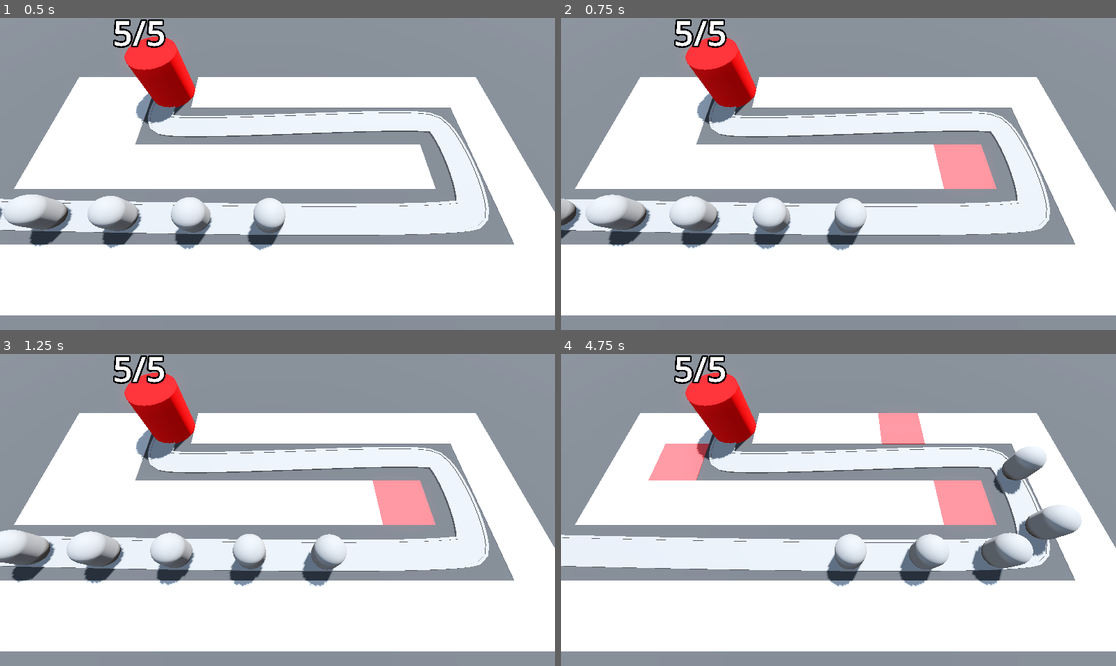
Above: before the commit, frames 1-4 (two rows, left to right).
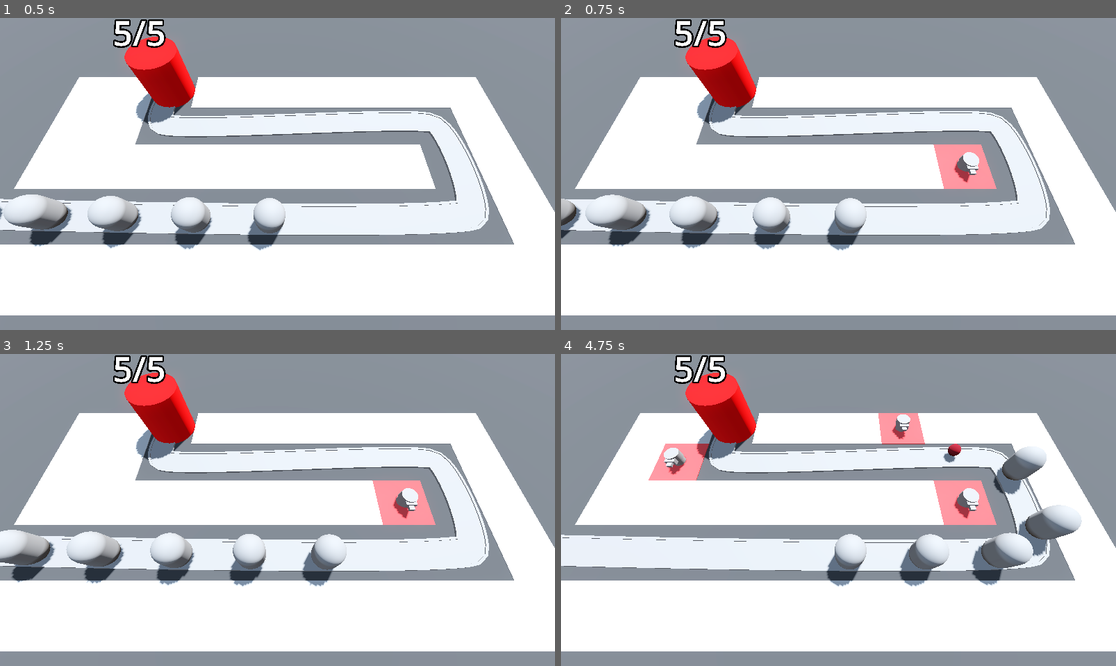
Above: after the commit, the same moments.

Repository: Declin-Anderson/Barbarian-Blaster
Game: Godot game, scene res://BaseLevel.tscn
The game is run twice, just before and just after one commit, with the same random seed, the same clock (stepped at 60 frames per second) and the same inputs.
Inputs (mouse positions are in pixels of both pictures, inside the frame that each line leads up to):
- Up to frame 1 (0.5 s): no input
- Up to frame 2 (0.75 s): move the mouse to (960, 158) at 0.52 s; press the mouse at (960, 158) at 0.53 s
- Up to frame 3 (1.25 s): no input
- Up to frame 4 (4.75 s): move the mouse to (727, 525) at 1.27 s; release the mouse at (727, 525) at 1.28 s; click (727, 525) at 1.35 s; move the mouse to (894, 441) at 2.02 s; press the mouse at (894, 441) at 2.03 s; move the mouse to (810, 572) at 2.77 s; release the mouse at (810, 572) at 2.78 s; click (810, 572) at 2.85 s; move the mouse to (1005, 556) at 3.52 s; press the mouse at (1005, 556) at 3.53 s; move the mouse to (672, 463) at 4.27 s; release the mouse at (672, 463) at 4.28 s; click (672, 463) at 4.35 s

Frame 1 is identical in both runs. In frame 2, 0.3% of the frame differs, in the area x 70-76%, y 42-53%; in frame 3, 0.3%; in frame 4, 0.8%, in the area x 18-76%, y 19-53%.

Commit message:
Raytracing and turret information

Diff:
--- a/BaseLevel.tscn
+++ b/BaseLevel.tscn
@@ -1,9 +1,11 @@
-[gd_scene load_steps=10 format=3 uid="uid://d1ah2nq55gt07"]
+[gd_scene load_steps=12 format=3 uid="uid://d1ah2nq55gt07"]
 
 [ext_resource type="PackedScene" uid="uid://cjfrpacbxtf7f" path="res://RayPickerCamera/ray_picker_camera.tscn" id="1_77rip"]
 [ext_resource type="MeshLibrary" uid="uid://lmj7mnxr1cr7" path="res://MeshLibraries/SpaceLibrary.tres" id="1_husv4"]
 [ext_resource type="PackedScene" uid="uid://bek4hhiux4fpr" path="res://Enemy/enemy.tscn" id="2_en7hd"]
 [ext_resource type="PackedScene" uid="uid://c5ao1oydtg25s" path="res://Base/base.tscn" id="3_d78lr"]
+[ext_resource type="Script" path="res://TurretManager.gd" id="5_urh88"]
+[ext_resource type="PackedScene" uid="uid://w8mlpvc4752k" path="res://Turret/turret.tscn" id="6_iugx1"]
 
 [sub_resource type="ProceduralSkyMaterial" id="ProceduralSkyMaterial_gcvu3"]
 sky_horizon_color = Color(0.64625, 0.65575, 0.67075, 1)
@@ -42,8 +44,9 @@
 size = Vector3(100, 2, 100)
 material = SubResource("StandardMaterial3D_we27x")
 
-[node name="RayPickerCamera" parent="." node_paths=PackedStringArray("gridmap") instance=ExtResource("1_77rip")]
+[node name="RayPickerCamera" parent="." node_paths=PackedStringArray("gridmap", "turret_manager") instance=ExtResource("1_77rip")]
 gridmap = NodePath("../GridMap")
+turret_manager = NodePath("../TurretManager")
 
 [node name="GridMap" type="GridMap" parent="."]
 mesh_library = ExtResource("1_husv4")
@@ -116,3 +119,7 @@
 transform = Transform3D(-4.37114e-08, 0, -1, 0, 1, 0, 1, 0, -4.37114e-08, -22.871, 0, 6.13437)
 
 [node name="Base" parent="." instance=ExtResource("3_d78lr")]
+
+[node name="TurretManager" type="Node3D" parent="."]
+script = ExtResource("5_urh88")
+turret = ExtResource("6_iugx1")
--- a/RayPickerCamera/ray_picker_camera.gd
+++ b/RayPickerCamera/ray_picker_camera.gd
@@ -1,6 +1,7 @@
 extends Camera3D
 
 @export var gridmap: GridMap
+@export var turret_manager: Node3D
 
 @onready var ray_cast_3d: RayCast3D = $RayCast3D
 
@@ -19,5 +20,7 @@
 				var cell = gridmap.local_to_map(collision_point)
 				if gridmap.get_cell_item(cell) == 0:
 					gridmap.set_cell_item(cell, 1)
+					var tile_position = gridmap.map_to_local(cell)
+					turret_manager.build_turret(tile_position)
 	else:
 		Input.set_default_cursor_shape(Input.CURSOR_ARROW)
--- /dev/null
+++ b/Turret/projectile.gd
@@ -0,0 +1,12 @@
+extends Area3D
+
+var direction := Vector3.FORWARD
+
+@export var speed:= 30.0
+
+func _physics_process(delta: float) -> void:
+	position += direction * speed * delta
+
+
+func _on_timer_timeout() -> void:
+	queue_free()
--- /dev/null
+++ b/Turret/projectile.tscn
@@ -0,0 +1,28 @@
+[gd_scene load_steps=5 format=3 uid="uid://b8tlbkg28ydn7"]
+
+[ext_resource type="Script" path="res://Turret/projectile.gd" id="1_4da7j"]
+
+[sub_resource type="StandardMaterial3D" id="StandardMaterial3D_rg653"]
+albedo_color = Color(0.494118, 0.0666667, 0.113725, 1)
+
+[sub_resource type="SphereMesh" id="SphereMesh_xd82d"]
+material = SubResource("StandardMaterial3D_rg653")
+
+[sub_resource type="SphereShape3D" id="SphereShape3D_3i0rt"]
+
+[node name="Projectile" type="Area3D"]
+top_level = true
+script = ExtResource("1_4da7j")
+
+[node name="MeshInstance3D" type="MeshInstance3D" parent="."]
+mesh = SubResource("SphereMesh_xd82d")
+
+[node name="CollisionShape3D" type="CollisionShape3D" parent="."]
+shape = SubResource("SphereShape3D_3i0rt")
+
+[node name="Timer" type="Timer" parent="."]
+wait_time = 2.0
+one_shot = true
+autostart = true
+
+[connection signal="timeout" from="Timer" to="." method="_on_timer_timeout"]
--- /dev/null
+++ b/Turret/turret.gd
@@ -0,0 +1,10 @@
+extends Node3D
+
+@export var projectile: PackedScene
+@onready var barrel: MeshInstance3D = $TurretBase/TurretTop/Visor/Barrel
+
+
+func _on_timer_timeout() -> void:
+	var shot = projectile.instantiate()
+	add_child(shot)
+	shot.global_position = barrel.global_position
--- a/Turret/turret.tscn
+++ b/Turret/turret.tscn
@@ -1,4 +1,7 @@
-[gd_scene load_steps=5 format=3 uid="uid://w8mlpvc4752k"]
+[gd_scene load_steps=7 format=3 uid="uid://w8mlpvc4752k"]
+
+[ext_resource type="PackedScene" uid="uid://b8tlbkg28ydn7" path="res://Turret/projectile.tscn" id="1_6t1m1"]
+[ext_resource type="Script" path="res://Turret/turret.gd" id="1_k4el4"]
 
 [sub_resource type="CylinderMesh" id="CylinderMesh_suxuv"]
 height = 1.0
@@ -15,6 +18,8 @@
 size = Vector3(0.4, 0.2, 0.48)
 
 [node name="Turret" type="Node3D"]
+script = ExtResource("1_k4el4")
+projectile = ExtResource("1_6t1m1")
 
 [node name="TurretBase" type="MeshInstance3D" parent="."]
 transform = Transform3D(1, 0, 0, 0, 1, 0, 0, 0, 1, 0, 0.5, 0)
@@ -31,3 +36,8 @@
 [node name="Barrel" type="MeshInstance3D" parent="TurretBase/TurretTop/Visor"]
 transform = Transform3D(1, 0, 0, 0, 1, 0, 0, 0, 1, 0, 0, 0.3)
 mesh = SubResource("BoxMesh_2dvnl")
+
+[node name="Timer" type="Timer" parent="."]
+autostart = true
+
+[connection signal="timeout" from="Timer" to="." method="_on_timer_timeout"]
--- a/TurretManager.gd
+++ b/TurretManager.gd
@@ -1,11 +1,8 @@
 extends Node3D
 
+@export var turret: PackedScene
 
-# Called when the node enters the scene tree for the first time.
-func _ready() -> void:
-	pass # Replace with function body.
-
-
-# Called every frame. 'delta' is the elapsed time since the previous frame.
-func _process(delta: float) -> void:
-	pass
+func build_turret(turret_position: Vector3) -> void:
+	var new_turret = turret.instantiate()
+	add_child(new_turret)
+	new_turret.global_position = turret_position
